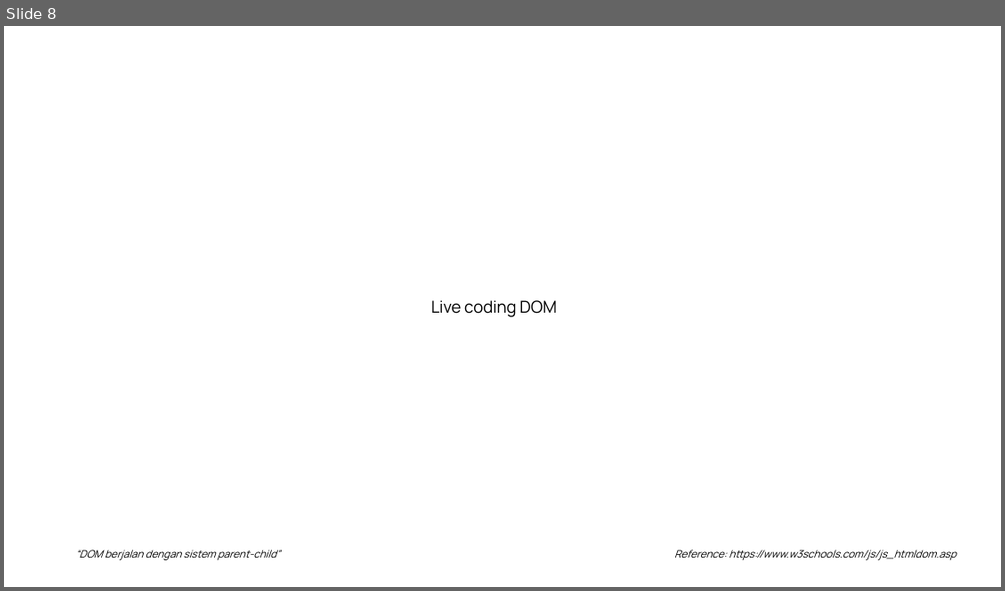
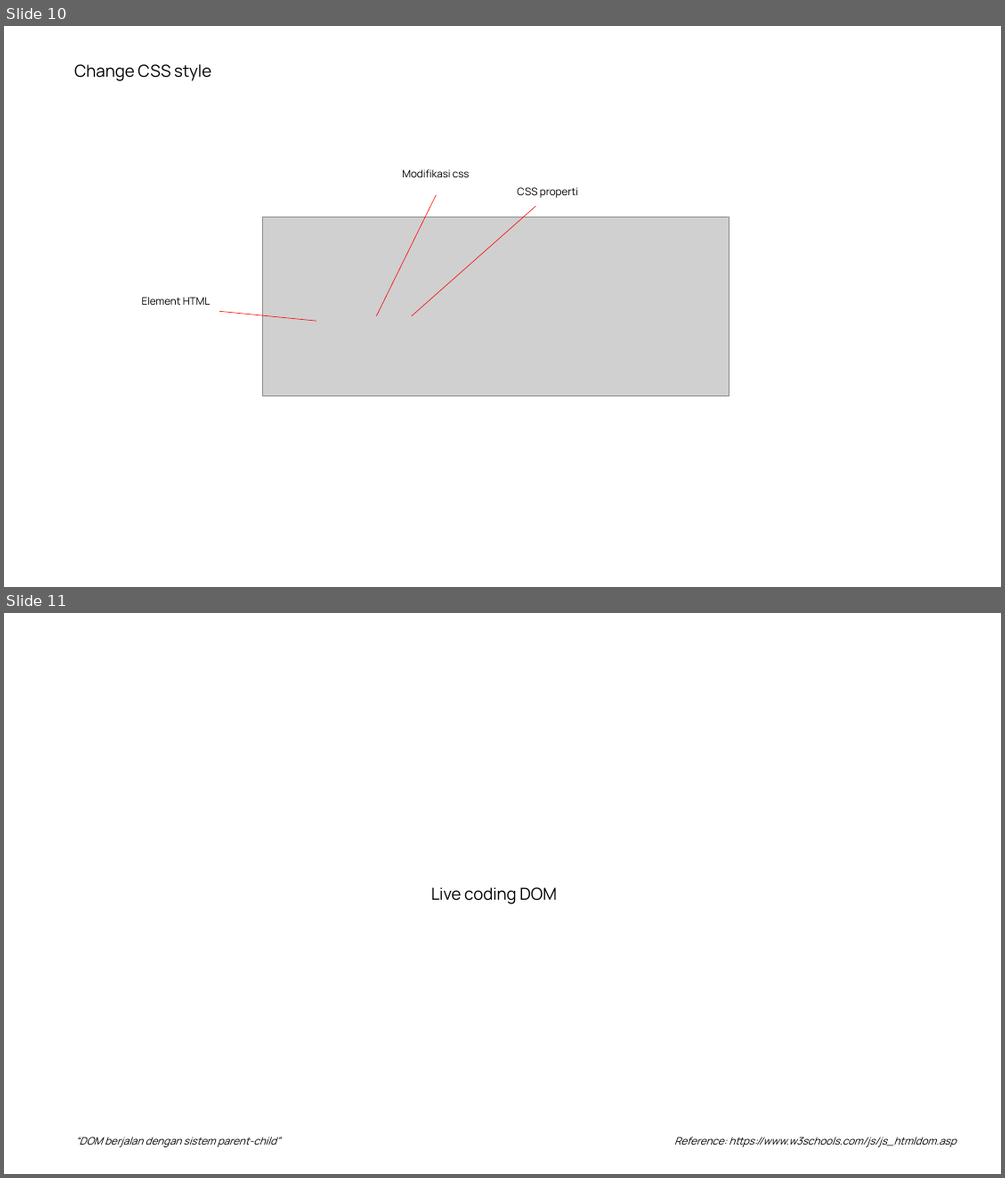
Before and after one commit to saddam-satria/learning-material, a slide deck: march/week-1/meeting-4/PPT.pptx. Shown one above the other, each under a label of ours: slide 8 before the commit, slides 10 and 11 after it. The pictures are 1005x591 and 1005x1178 pixels, drawn with LibreOffice and Linux fonts; fonts in the diff are those of the drawing; grey boxes stand for pictures. Boxes give left, top, right and bottom in pixels: in the first picture for what was removed or moved away, otherwise in the second. Text is boxed around its words. In the diff, an @@ line names an element or a change of style, - is before the commit and + after.

```diff
--- a/march/week-1/meeting-4/PPT.pptx
+++ b/march/week-1/meeting-4/PPT.pptx
@@ slide 10 added at (x1=4, y1=26, x2=1001, y2=587), background #FFFFFF @@
@@ text added at (x1=74, y1=64, x2=211, y2=81), 16 pt, text #000000 @@
+Change CSS style
@@ text added at (x1=402, y1=169, x2=469, y2=177), 10 pt, text #000000 @@
+Modifikasi css
@@ line added from (376, 316) to (437, 195), #FF0000 0.5 pt @@
@@ line added from (412, 316) to (535, 206), #FF0000 0.5 pt @@
@@ text added at (x1=517, y1=187, x2=578, y2=198), 10 pt, text #000000 @@
+CSS properti
@@ picture added at (x1=262, y1=217, x2=728, y2=396) @@
@@ text added at (x1=142, y1=297, x2=210, y2=305), 10 pt, text #000000 @@
+Element HTML
@@ line added from (316, 321) to (219, 311), #FF0000 0.5 pt @@
@@ what was slide 8 is now slide 11 @@
```
Also in this commit, not shown: 2 other slides added, 12 other files.
